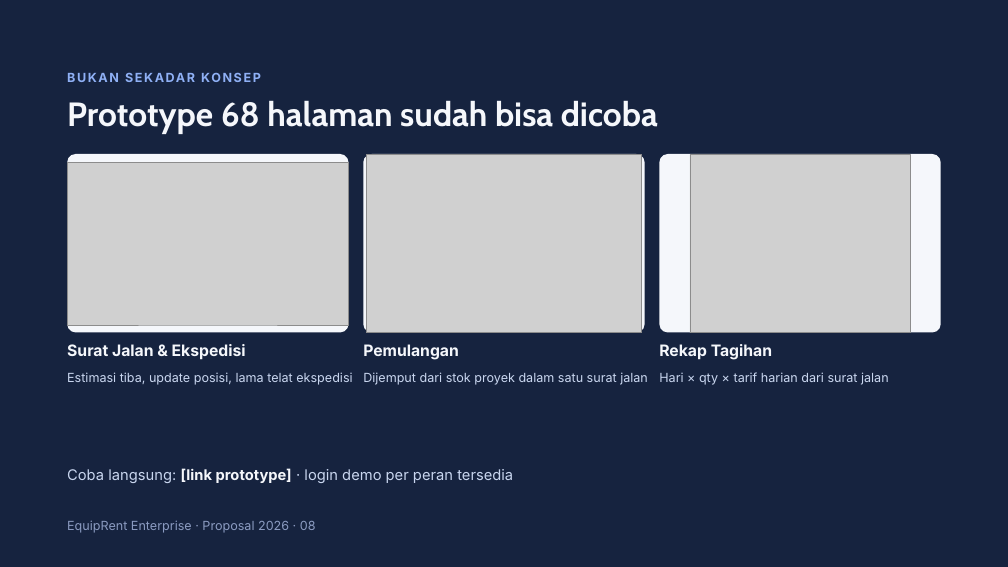
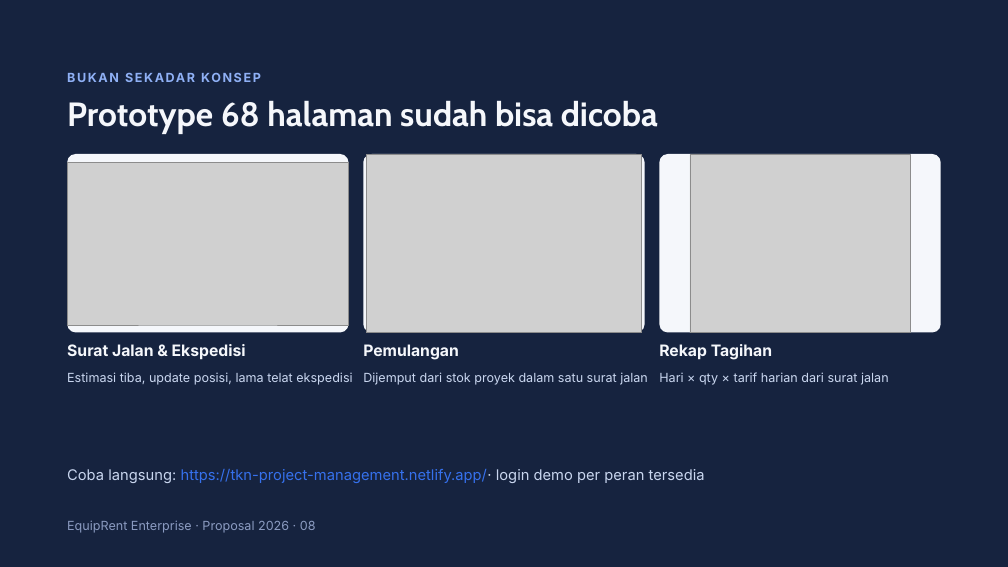
Before and after one commit to erziealdrian02/tkn-rent-revamp, a slide deck: slide 8 of equiprent-enterprise/excel/Proposal EquipRent Enterprise.pptx. Drawn at 1008x567 pixels with LibreOffice and Linux fonts; fonts in the diff are those of the drawing; grey boxes stand for pictures. Boxes give left, top, right and bottom in pixels: in the first picture for what was removed or moved away, otherwise in the second. Text is boxed around its words. In the diff, an @@ line names an element or a change of style, - is before the commit and + after.

```diff
--- a/equiprent-enterprise/excel/Proposal EquipRent Enterprise.pptx
+++ b/equiprent-enterprise/excel/Proposal EquipRent Enterprise.pptx
@@ text at (x1=67, y1=469, x2=705, y2=483): text changed; text colour #C9D6EF to #3671ED @@
-Coba langsung: [link prototype] · login demo per peran tersedia
+Coba langsung: https://tkn-project-management.netlify.app/· login demo per peran tersedia
```
Also in this commit, not shown: 8 other slides changed, 1 other file.
